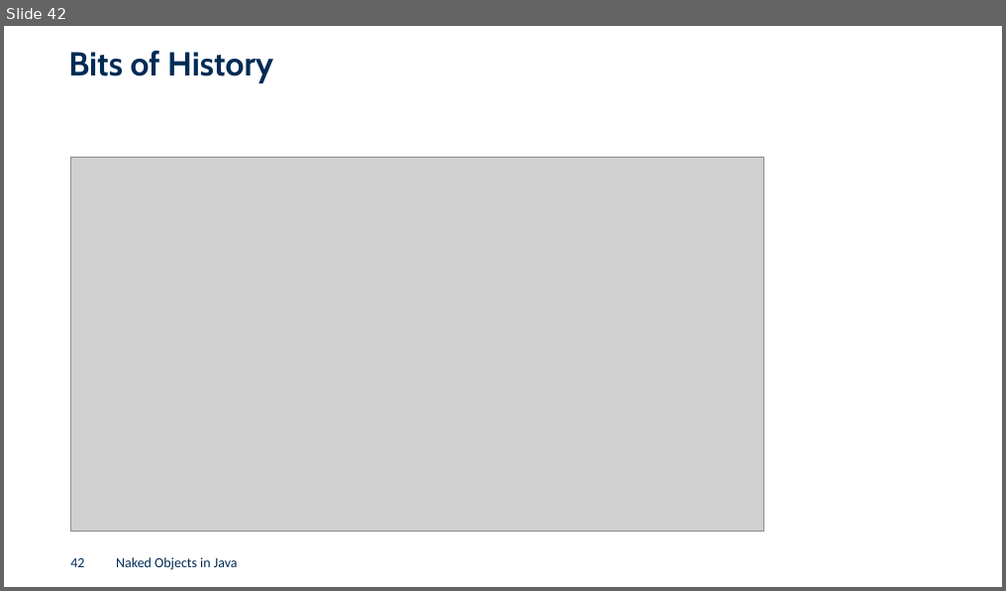
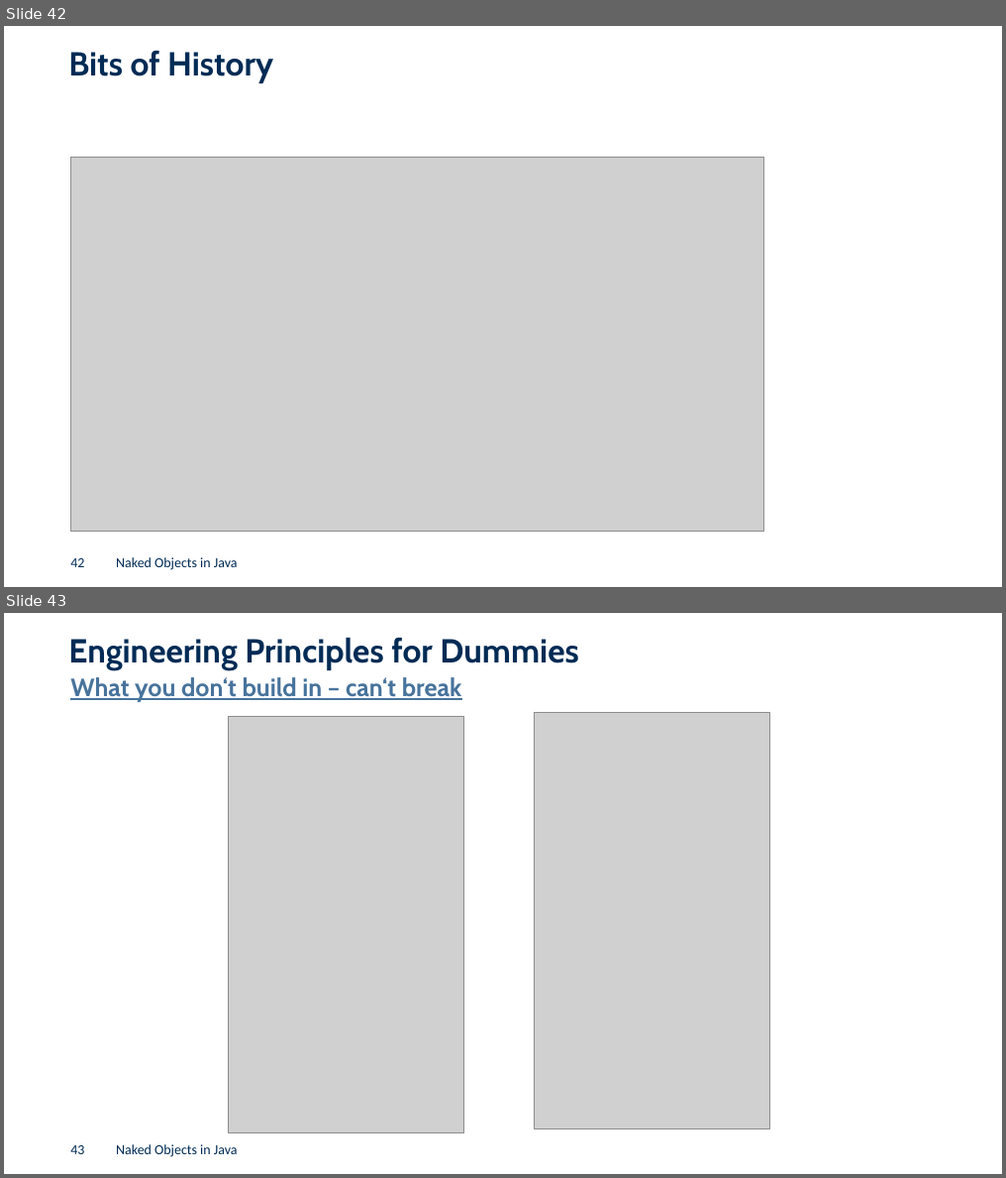
Before and after one commit to joerg-rade/dddsample-isis, a slide deck: NakedObjects.pptx. Shown one above the other, each under a label of ours: slide 42 before the commit, slides 42 and 43 after it. The pictures are 1006x591 and 1006x1178 pixels, drawn with LibreOffice and Linux fonts; fonts in the diff are those of the drawing; grey boxes stand for pictures; background and template pictures are left out. Boxes give left, top, right and bottom in pixels: in the first picture for what was removed or moved away, otherwise in the second. Text is boxed around its words. In the diff, an @@ line names an element or a change of style, - is before the commit and + after.

```diff
--- a/NakedObjects.pptx
+++ b/NakedObjects.pptx
@@ slide 43 added at (x1=4, y1=613, x2=1002, y2=1174), background #EFEFEF @@
@@ title added at (x1=68, y1=637, x2=578, y2=670), 24 pt, text #002B55, bold @@
+Engineering Principles for Dummies
@@ subtitle added at (x1=70, y1=677, x2=462, y2=702), 18 pt, text #47739C, bold, underline @@
+What you don‘t build in – can‘t break
@@ picture added at (x1=228, y1=717, x2=463, y2=1134) @@
@@ picture added at (x1=534, y1=713, x2=769, y2=1130) @@
@@ page number added at (x1=70, y1=1146, x2=84, y2=1155), 10 pt, text #002B55 @@
+43
@@ text added at (x1=116, y1=1145, x2=238, y2=1157), 10 pt, text #002B55 @@
+Naked Objects in Java
```
Also in this commit, not shown: 17 slides changed, 1 other slide added, 1 slide removed, 4 other files.
